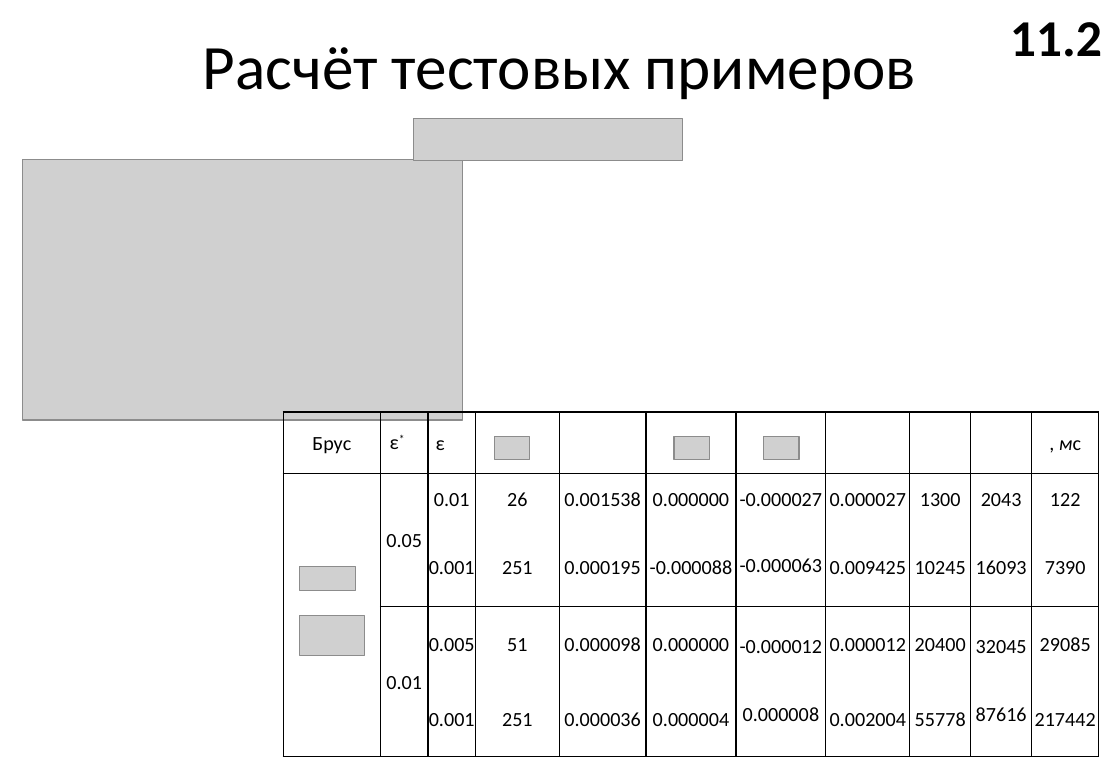
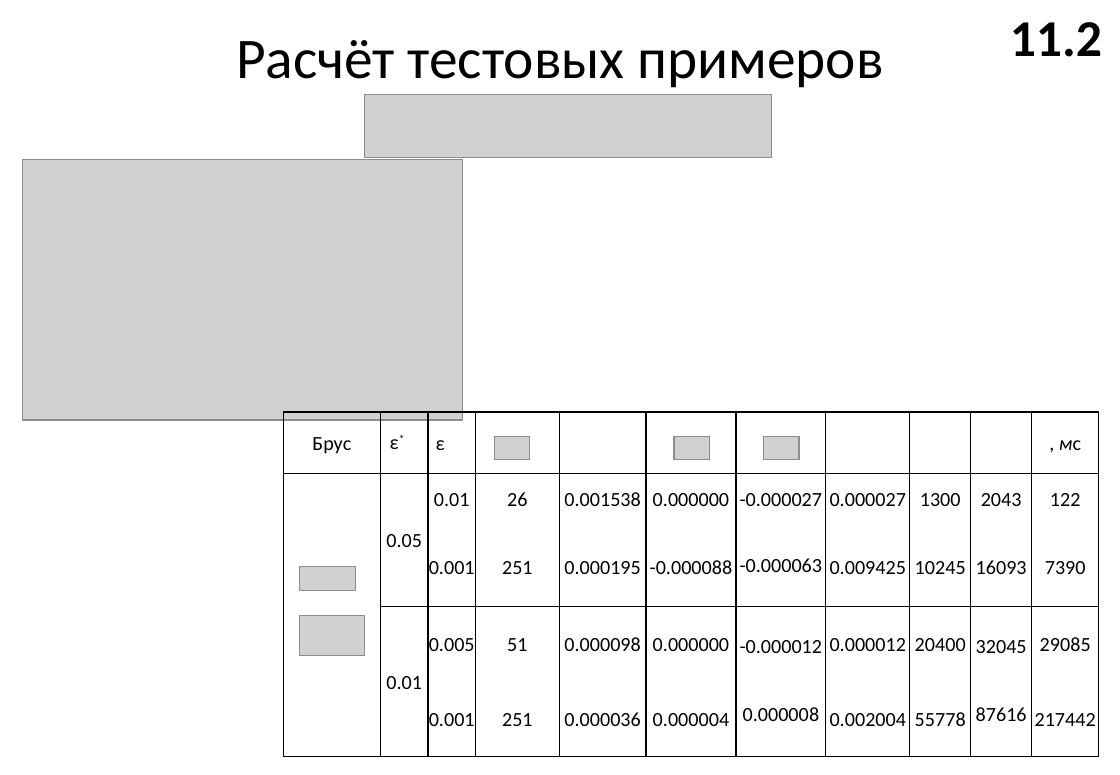
Before and after one commit to EgoPingvina/LipshMinimization, a slide deck: slide 13 of Documentation/Done/Презентация Бирюков 4412.pptx. Drawn at 1120x775 pixels with LibreOffice and Linux fonts; fonts in the diff are those of the drawing; grey boxes stand for pictures; background and template pictures are left out. Boxes give left, top, right and bottom in pixels: in the first picture for what was removed or moved away, otherwise in the second. Text is boxed around its words. In the diff, an @@ line names an element or a change of style, - is before the commit and + after.

```diff
--- a/Documentation/Done/Презентация Бирюков 4412.pptx
+++ b/Documentation/Done/Презентация Бирюков 4412.pptx
@@ text "Расчёт тестовых примеров" at (x1=236, y1=40, x2=883, y2=88): size 44 to 40 pt @@
@@ picture resized from (x1=414, y1=119, x2=683, y2=160) to (x1=365, y1=95, x2=773, y2=158) @@
```
Also in this commit, not shown: 6 other slides changed.
